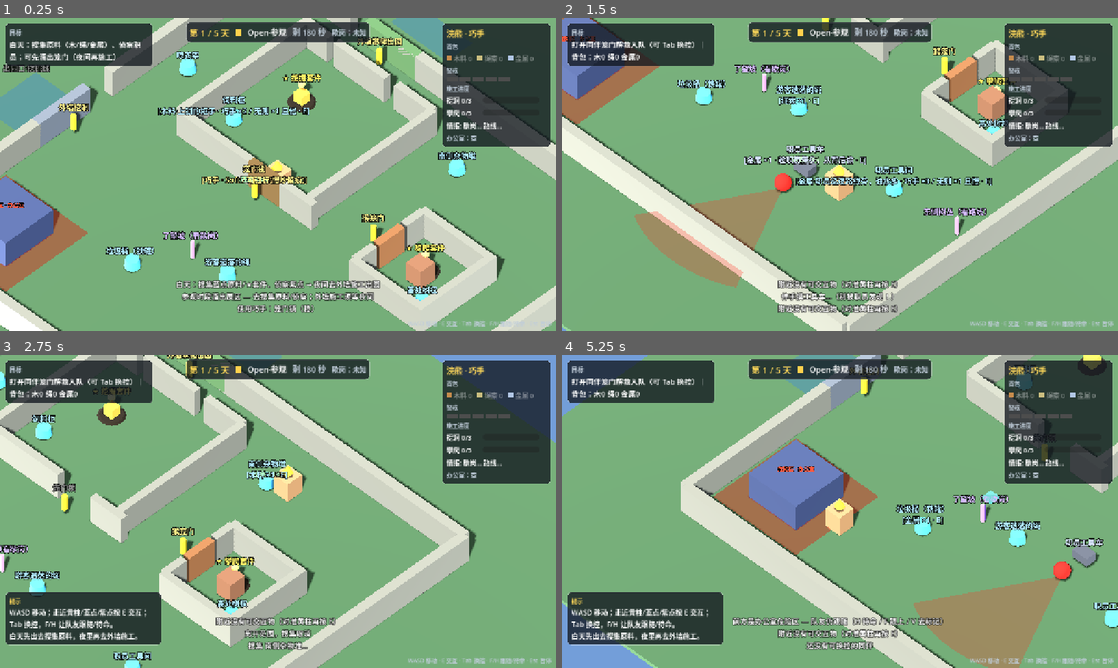
Above: before the commit, frames 1-4 (two rows, left to right).
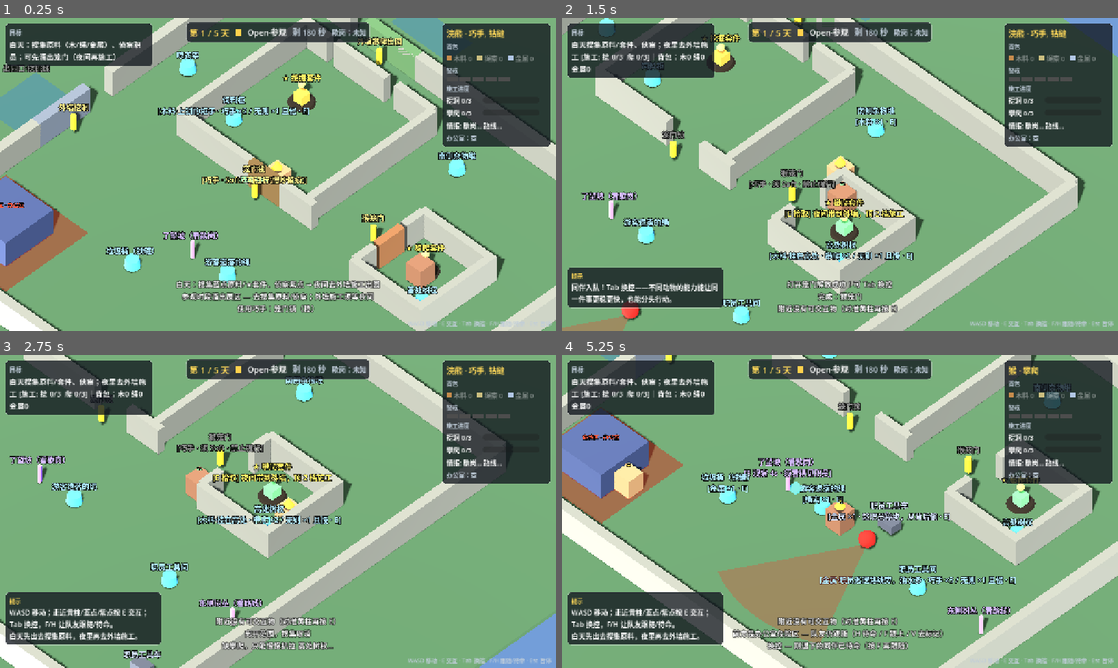
Above: after the commit, the same moments.

Repository: CoraStarX/ZooBreakout
Game: Godot game, scene res://prototypes/p2_full_loop.tscn
Two runs of this game, one before a commit and one after it. Both use one fixed random seed, a clock stepped at 60 frames per second and the inputs below. This scene is started directly instead of the project's main scene.
Inputs (mouse positions are in pixels of both pictures, inside the frame that each line leads up to):
- Up to frame 1 (0.25 s): no input
- Up to frame 2 (1.5 s): tap Enter at 0.5 s; move the mouse to (962, 158) at 0.52 s; hold D (move_right) 0.53-1.28 s; tap E (interact) at 0.6, 1.35 s; click (962, 158) at 0.67 s; move the mouse to (728, 190) at 1.27 s; hold S (move_back) from 1.28 s (still down)
- Up to frame 3 (2.75 s): move the mouse to (333, 442) at 2.02 s; release S (move_back) at 2.03 s; hold D (move_right) from 2.03 s (still down); tap G (make_noise) at 2.1 s; tap E (interact) at 2.3 s
- Up to frame 4 (5.25 s): move the mouse to (812, 574) at 2.77 s; release D (move_right) at 2.78 s; hold W (move_forward) 2.78-3.53 s; tap F (order_follow) at 2.85 s; click (812, 574) at 2.92 s; tap E (interact) at 3.05, 3.8, 4.55 s; move the mouse to (1006, 558) at 3.52 s; hold V (order_goto) 3.53-4.28 s; hold A (move_left) 3.53-5.03 s; move the mouse to (673, 464) at 4.27 s; tap H (order_hold) at 4.35 s; move the mouse to (867, 511) at 5.02 s; hold S (move_back) from 5.03 s (still down); hold Tab (switch_animal) from 5.03 s (still down); click (867, 511) at 5.17 s

The runs differ from the first frame. In frame 1, less than 0.1% of the frame differs, in the area x 87-91%, y 3-7%; in frame 2, 45%; in frame 3, 40%; in frame 4, 50%, in the area x 0-100%, y 0-100%.

Commit message:
出园须全员解救并到场（未救同伴拒绝并点名）；浣熊加钻缝；DESIGN backlog/高处规则；第1天材料对照表
Co-authored-by: Cursor <cursoragent@cursor.com>

Diff:
--- a/content/animals/raccoon.tres
+++ b/content/animals/raccoon.tres
@@ -6,7 +6,7 @@
 script = ExtResource("1")
 id = &"raccoon"
 display_name = "浣熊"
-capabilities = Array[int]([1])
+capabilities = Array[int]([1, 5])
 body_color = Color(0.72, 0.55, 0.38, 1)
 move_speed = 5.0
 inventory_capacity = 4
--- a/content/levels/zoo_world.gd
+++ b/content/levels/zoo_world.gd
@@ -14,6 +14,8 @@
 var _geometry: ZooP0Geometry
 var _result_ui: CanvasLayer
 var _input_locked: bool = false
+## Last exit refusal shown (avoid re-emitting every physics frame).
+var _exit_block_msg: String = ""
 var _env: Environment
 var _lighting_tween: Tween
 
@@ -365,20 +367,34 @@
 	if members.is_empty():
 		return
 	var free: Array[AnimalActor] = []
-	var confined_n := 0
+	var confined: PackedStringArray = []
 	for a in members:
 		if a.is_confined:
-			confined_n += 1
+			confined.append(a.display_name())
 		else:
 			free.append(a)
 	if free.is_empty():
 		return
 	for a in free:
 		if not _is_in_exit_zone(a, zone):
+			_exit_block_msg = ""
 			return
+	## Win needs every companion rescued and present — nobody escapes alone.
+	var block := ""
+	var caged: PackedStringArray = []
+	for id in party.pending_rescue_ids():
+		var d := Spawns.def_for(id)
+		caged.append(d.display_name if d else String(id))
+	if not caged.is_empty():
+		block = "还不能出园：%s 还关在笼里 — 先把所有同伴救出来" % "、".join(caged)
+	elif not confined.is_empty():
+		block = "还不能出园：%s 被关押中 — 等它出来一起走" % "、".join(confined)
+	if block != "":
+		if block != _exit_block_msg:
+			_exit_block_msg = block
+			Bus.interact_feedback.emit(block)
+		return
 	var reason := "挖掘线出园" if route == RunSession.ExitRoute.DIG else "攀爬线出园"
-	if confined_n > 0:
-		Bus.interact_feedback.emit("禁闭同伴未同行（%d）— 其余队员已出园" % confined_n)
 	session.try_win(reason)
 
 
--- a/gameplay/party_controller.gd
+++ b/gameplay/party_controller.gd
@@ -45,6 +45,14 @@
 	Bus.animal_rescued.emit(animal_id)
 	party_changed.emit()
 	return true
+
+
+## Animals still caged (not yet in the party).
+func pending_rescue_ids() -> Array[StringName]:
+	var out: Array[StringName] = []
+	for id in _pending_rescues:
+		out.append(id)
+	return out
 
 
 func controlled() -> AnimalActor:
--- a/prototypes/p2_full_loop.gd
+++ b/prototypes/p2_full_loop.gd
@@ -40,6 +40,12 @@
 	door.try_use(actor)
 	await _idle(door)
 	_check(door._done and _session.exhibit_escaped, "白天溜出笼门")
+	var mdoor: Interactable = _world.get("cage_doors")[&"monkey"]
+	actor.global_position = mdoor.global_position + Vector3(-1.1, 0, 0)
+	mdoor.try_use(actor)
+	await _idle(mdoor)
+	var party: PartyController = _world.get("party")
+	_check(party.party().size() == 2, "白天开锁救出猴")
 
 	await _gather_day(actor)
 	## 背包上限：不拿套件、只走安全点，一天凑不齐整条线的原料。
@@ -81,9 +87,12 @@
 
 	## --- Exit ---
 	var zone: Area3D = _geo.exit_west
-	actor.global_position = zone.global_position + Vector3(0, -0.9, 0)
+	for a in party.party():
+		a.global_position = zone.global_position + Vector3(0, -0.9, 0)
+		a.velocity = Vector3.ZERO
+	await get_tree().physics_frame
 	_world.call("check_exit_win", RunSession.ExitRoute.DIG)
-	_check(_session.outcome == RunSession.Outcome.WON, "进入出口 → 通关（%s）" % _session.outcome_reason)
+	_check(_session.outcome == RunSession.Outcome.WON, "双动物进入出口 → 通关（%s）" % _session.outcome_reason)
 
 	print("")
 	print("=== P2 FULL LOOP SUMMARY pass=%d fail=%d ===" % [_pass_n, _fail_n])
--- a/prototypes/p2_rescue_rendezvous.gd
+++ b/prototypes/p2_rescue_rendezvous.gd
@@ -74,6 +74,13 @@
 	var defs := {&"raccoon": load(RACCOON_PATH), &"monkey": load(MONKEY_PATH)}
 	var ok_errors := CageDependencyCheck.validate(world.get("cage_doors"), defs, &"raccoon")
 	_check(ok_errors.is_empty(), "正式关卡无笼门循环依赖 %s" % ",".join(ok_errors))
+	var rdef := defs[&"raccoon"] as AnimalDef
+	_check(rdef.has_capability(CapabilityIds.Id.DEXTERITY) and rdef.has_capability(CapabilityIds.Id.SQUEEZE), "浣熊 = 巧手 + 钻缝")
+	var squeeze_doors := 0
+	for id in world.get("cage_doors"):
+		if (world.get("cage_doors")[id] as Interactable).accepted_caps().has(CapabilityIds.Id.SQUEEZE):
+			squeeze_doors += 1
+	_check(squeeze_doors == 0, "没有笼门认钻缝（钻缝不改变谁能开笼）")
 
 	var bad_raccoon := Interactable.new()
 	bad_raccoon.required = CapabilityIds.Id.DEXTERITY
--- a/prototypes/p2_route_clear.gd
+++ b/prototypes/p2_route_clear.gd
@@ -19,13 +19,15 @@
 	await _dig_run()
 	await _boot()
 	await _climb_run()
+	await _boot(false)
+	await _solo_refused_run()
 	print("")
 	print("=== P2 ROUTE CLEAR SUMMARY pass=%d fail=%d ===" % [_pass_n, _fail_n])
 	get_tree().quit(0 if _fail_n == 0 else 1)
 
 
-## Fresh official start, then raccoon opens its own cage and the monkey's.
-func _boot() -> void:
+## Fresh official start, then raccoon opens its own cage (and the monkey's when rescue_monkey).
+func _boot(rescue_monkey: bool = true) -> void:
 	if _world:
 		_world.queue_free()
 		await get_tree().process_frame
@@ -49,11 +51,49 @@
 	_stand(raccoon, own.global_position + Vector3(0, 0, -0.9))
 	own.try_use(raccoon)
 	await _idle(own)
+	if not rescue_monkey:
+		_check(own._done and _party.party().size() == 1, "浣熊出笼（不救猴）")
+		return
+	await _rescue_monkey(raccoon)
+	_check(own._done and _party.party().size() == 2, "浣熊出笼并救出猴")
+
+
+func _rescue_monkey(raccoon: AnimalActor) -> void:
 	var mdoor: Interactable = _world.get("cage_doors")[&"monkey"]
 	_stand(raccoon, mdoor.global_position + Vector3(-1.1, 0, 0))
 	mdoor.try_use(raccoon)
 	await _idle(mdoor)
-	_check(own._done and mdoor._done and _party.party().size() == 2, "浣熊出笼并救出猴")
+
+
+## Raccoon digs out alone: the exit must refuse until the monkey is rescued and present.
+func _solo_refused_run() -> void:
+	var msgs: Array[String] = []
+	var on_msg := func(m: String) -> void: msgs.append(m)
+	Bus.interact_feedback.connect(on_msg)
+	var raccoon := _party.controlled()
+	var dig := _geo.dig_interactable
+	await _pick_kit(raccoon, _geo.dig_kit_pickup)
+	await _gather(raccoon, "垃圾桶（铁罐）")
+	await _gather(raccoon, "南侧杂物堆")
+	Clock.set_phase(Clock.Phase.NIGHT_QUIET)
+	_stand(raccoon, dig.global_position + Vector3(0.9, 0.05, 0.4))
+	await RouteHelper.finish(get_tree(), dig, raccoon, false)
+	_check(_session.route_dig_ready, "浣熊独自打通挖洞线")
+	_stand(raccoon, _geo.exit_west.global_position + Vector3(0, -0.9, 0))
+	for _i in 10:
+		await get_tree().physics_frame
+	_world.call("check_exit_win", RunSession.ExitRoute.DIG)
+	await get_tree().process_frame
+	var refusals := msgs.filter(func(m: String) -> bool: return m.contains("还关在笼里"))
+	_check(_session.outcome == RunSession.Outcome.NONE, "未救猴：浣熊进出口不结算（outcome=%s）" % _session.outcome)
+	_check(refusals.size() == 1 and String(refusals[0]).contains("猴"), "拒绝提示点名猴且不刷屏（%d 条）：%s" % [refusals.size(), refusals[0] if not refusals.is_empty() else "—"])
+	Bus.interact_feedback.disconnect(on_msg)
+	## Go back and rescue for real, then both leave.
+	Clock.set_phase(Clock.Phase.OPEN)
+	await _rescue_monkey(raccoon)
+	_check(_party.party().size() == 2, "回头救出猴")
+	Clock.set_phase(Clock.Phase.NIGHT_QUIET)
+	await _exit_all(_geo.exit_west, RunSession.ExitRoute.DIG)
 
 
 ## Dig line: raccoon lockpicks every tier (Soft). Kit pays two tiers, wood+metal the last.
Not shown, changed: docs/COST_REFACTOR.md
Not shown, changed: docs/DESIGN.md
